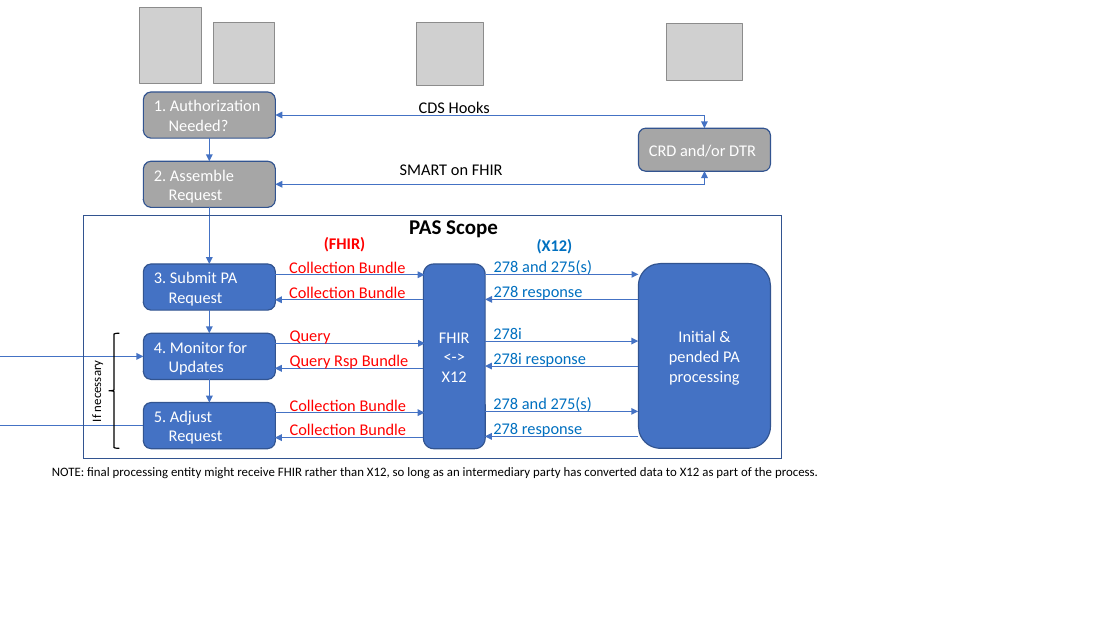
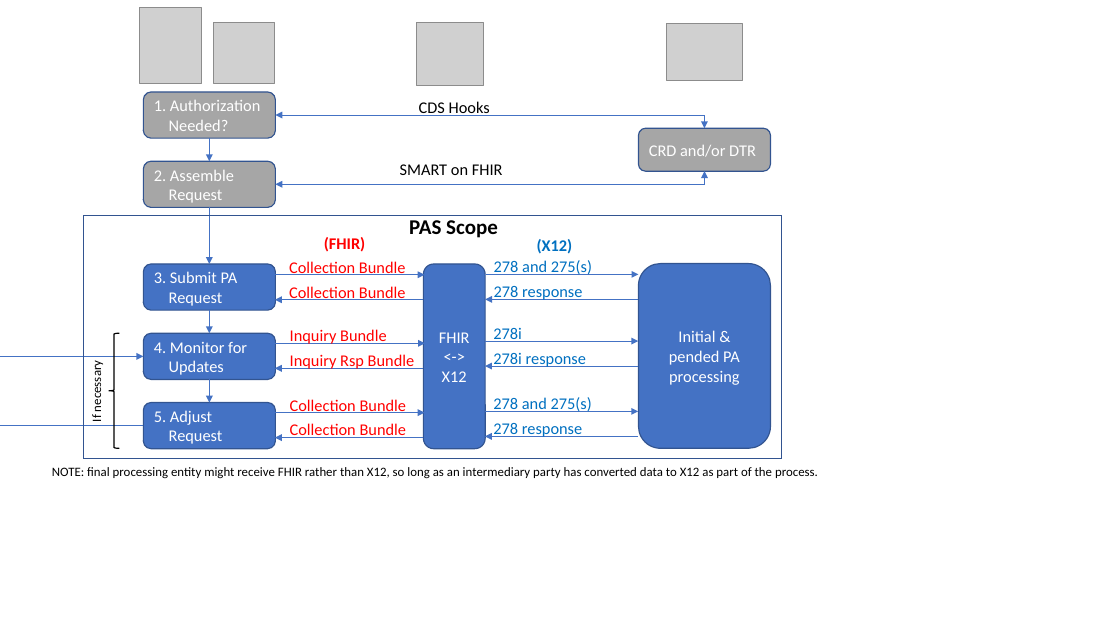
Before and after one commit to HL7/davinci-pas, a slide deck: slide 4 of images-source/drawings.pptx. Drawn at 1120x630 pixels with LibreOffice and Linux fonts; fonts in the diff are those of the drawing; grey boxes stand for pictures. Boxes give left, top, right and bottom in pixels: in the first picture for what was removed or moved away, otherwise in the second. Text is boxed around its words. In the diff, an @@ line names an element or a change of style, - is before the commit and + after.

```diff
--- a/images-source/drawings.pptx
+++ b/images-source/drawings.pptx
@@ text at (290, 329, 387, 344): text changed @@
-Query
+Inquiry Bundle
@@ text at (290, 354, 415, 369): text changed @@
-Query Rsp Bundle
+Inquiry Rsp Bundle
```
Also in this commit, not shown: 1 slide added, 10 other files.
